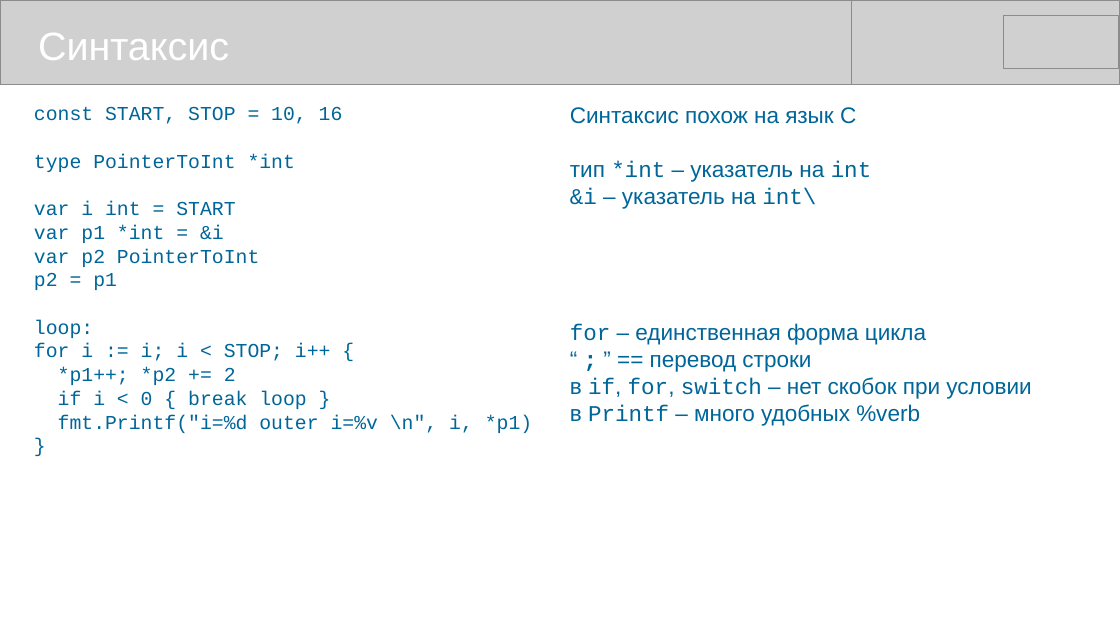
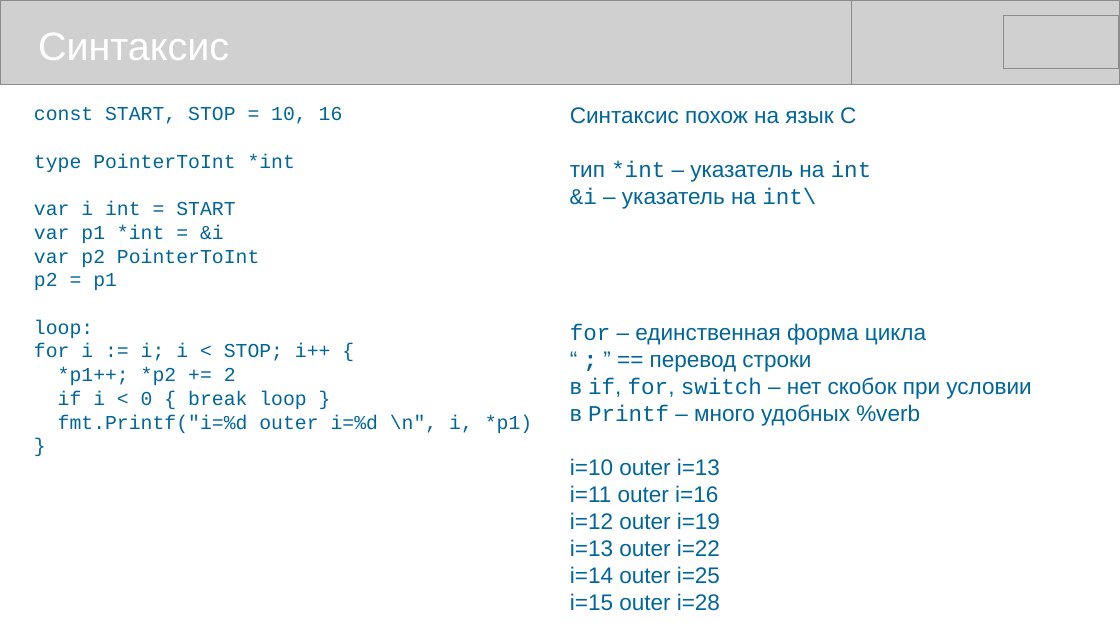
Before and after one commit to mike-shock/Go_language, a slide deck: slide 9 of Go_Intro.odp. Drawn at 1120x630 pixels with LibreOffice and Linux fonts; fonts in the diff are those of the drawing; grey boxes stand for pictures. Boxes give left, top, right and bottom in pixels: in the first picture for what was removed or moved away, otherwise in the second. Text is boxed around its words. In the diff, an @@ line names an element or a change of style, - is before the commit and + after.

```diff
--- a/Go_Intro.odp
+++ b/Go_Intro.odp
@@ text at [58, 415, 532, 433]: text changed @@
-fmt.Printf("i=%d outer i=%v \n", i, *p1)
+fmt.Printf("i=%d outer i=%d \n", i, *p1)
@@ text at [570, 458, 720, 611]: paragraphs added @@
+i=10 outer i=13
+i=11 outer i=16
+i=12 outer i=19
+i=13 outer i=22
+i=14 outer i=25
+i=15 outer i=28
```
Also in this commit, not shown: 2 other slides changed.
